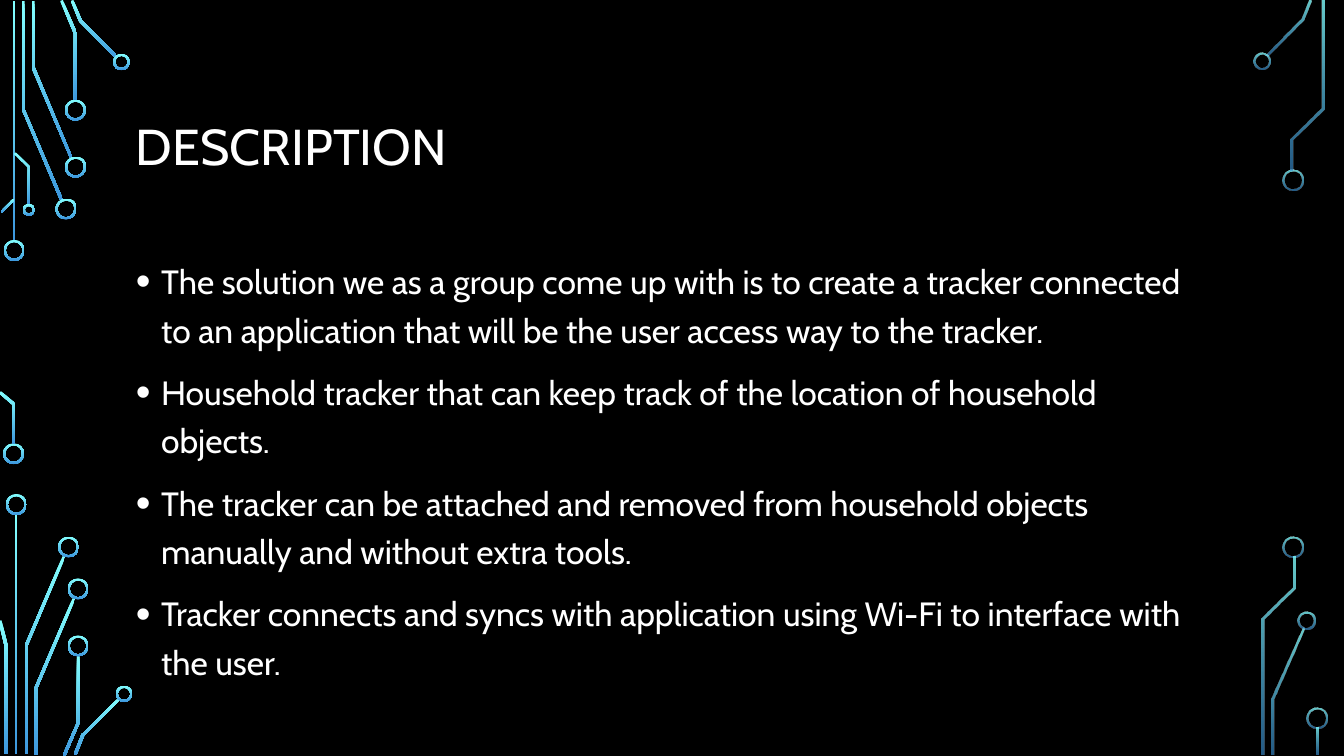
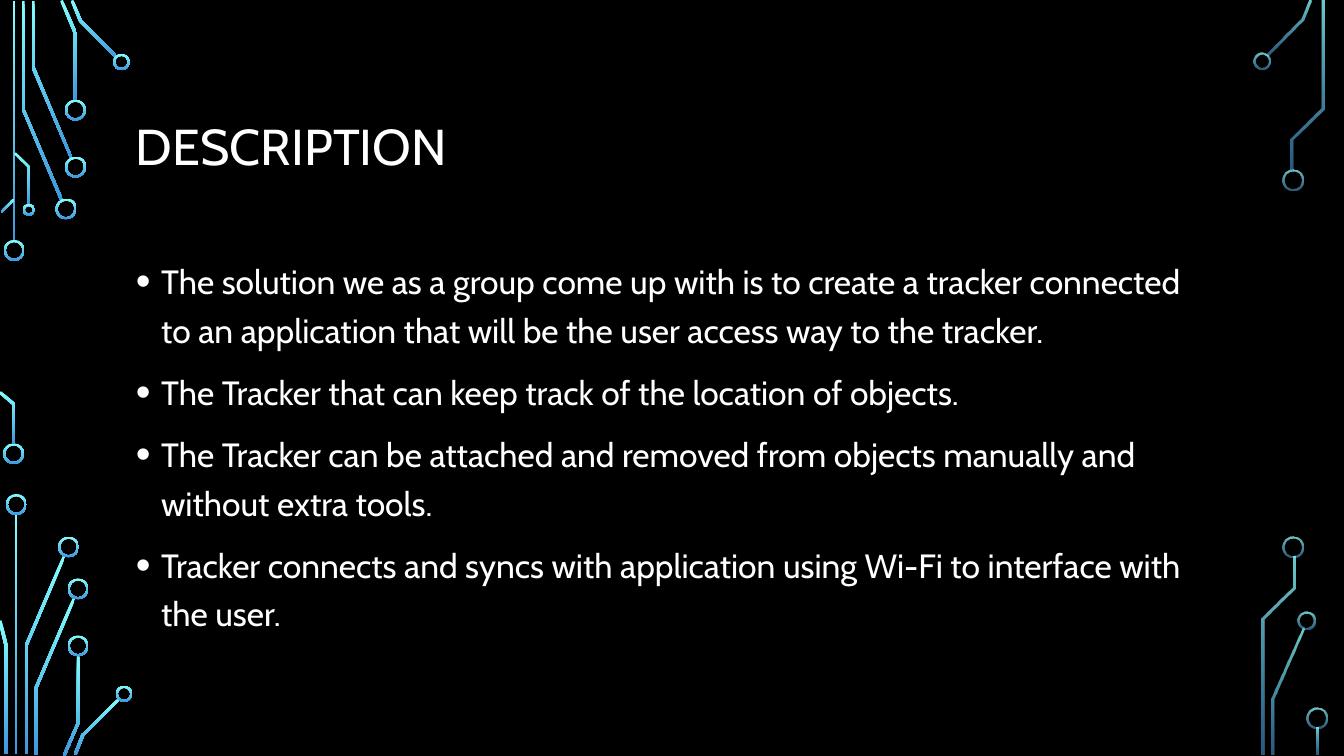
Before and after one commit to dontaylor6000/Group27_Tracker, a slide deck: slide 9 of Documentation/PDR.pptx (slide 6 before the commit). Drawn at 1344x756 pixels with LibreOffice and Linux fonts; fonts in the diff are those of the drawing; background and template pictures are left out. Boxes give left, top, right and bottom in pixels: in the first picture for what was removed or moved away, otherwise in the second. Text is boxed around its words. In the diff, an @@ line names an element or a change of style, - is before the commit and + after.

```diff
--- a/Documentation/PDR.pptx
+++ b/Documentation/PDR.pptx
@@ text at (x1=161, y1=379, x2=1136, y2=517): text changed @@
-• Household tracker that can keep track of the location of household objects.
-• The tracker can be attached and removed from household objects manually and without extra tools.
+• The Tracker that can keep track of the location of objects.
+• The Tracker can be attached and removed from objects manually and without extra tools.
```
Also in this commit, not shown: 1 other slide changed, 5 slides added, 2 slides removed, 1 other file.
